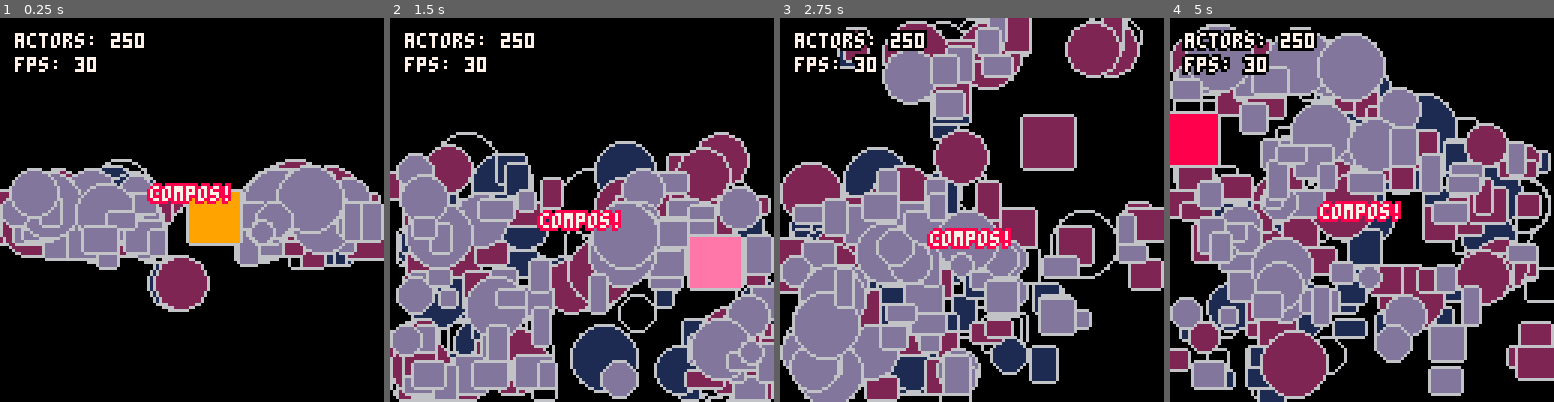
Above: before the commit, frames 1-4 (left to right).
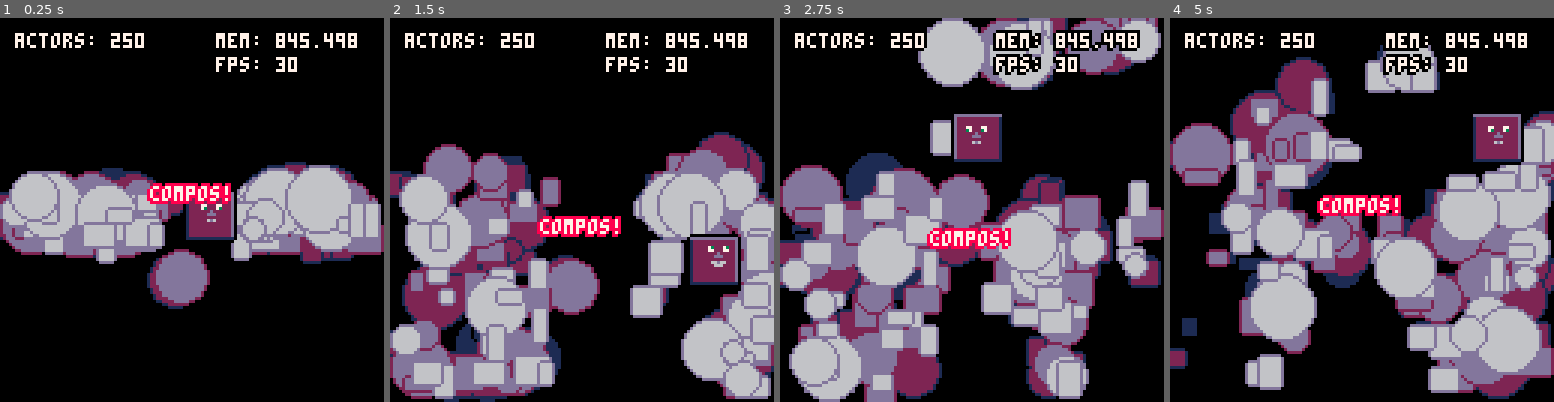
Above: after the commit, the same moments.

Repository: walt-er/compos
Game: PICO-8 cartridge compos.p8
The game is run twice, just before and just after one commit, with the same random seed, the same clock (stepped at 60 frames per second) and the same inputs.
Inputs:
- Up to frame 1 (0.25 s): no input
- Up to frame 2 (1.5 s): no input
- Up to frame 3 (2.75 s): no input
- Up to frame 4 (5 s): no input

The runs differ from the first frame. In frame 1, 19% of the frame differs, in the area x 0-100%, y 3-77%; in frame 2, 48%; in frame 3, 53%; in frame 4, 67%, in the area x 0-100%, y 1-100%.

Commit message:
refactor compo declarations

Diff:
--- a/compos.p8
+++ b/compos.p8
@@ -1,5 +1,5 @@
 pico-8 cartridge // http://www.pico-8.com
-version 8
+version 14
 __lua__
 -- use picotool's require() function to include this lua script
 
@@ -69,7 +69,7 @@
 -- debugging helpers (remove for prod)
 -- =======================================================
 
-logs, permalogs, show_colliders, log_states, log_statuses = {}, {}, false, false, false
+logs, permalogs, show_colliders, show_stats, log_states, log_statuses = {}, {}, false, true, false, false
 
 function reverse(table)
     for i=1, flr(#table / 2) do
@@ -112,7 +112,7 @@
 -- drawing helpers
 -- =======================================================
 
-local transparent = 11
+local transparent = 11 -- change this to whatever color you use as transparent in your sprites
 function set_transparent_colors()
 	pal()
     palt(0, false)
@@ -133,10 +133,8 @@
 
 function outline_rect(x, y, x2, y2, fill, outline)
     outline = outline or 0
-    line(x, y-1, x2, y-1, outline)
-    line(x2+1, y, x2+1, y2, outline)
-    line(x2, y2+1, x, y2+1, outline)
-    line(x-1, y2, x-1, y, outline)
+    rectfill(x, y-1, x2, y2+1, outline)
+    rectfill(x-1, y, x2+1, y2, outline)
     rectfill(x, y, x2, y2, fill)
 end
 
@@ -146,6 +144,7 @@
     circ(x,y,r,outline)
 end
 
+-- zoom a sprite to fill an area
 function zspr(n, dx, dy, w, h, flip_x, flip_y, dz)
 	if not(dz) or dz==1 then
 		spr(n,dx,dy,w,h,flip_x,flip_y)
@@ -156,13 +155,9 @@
     end
 end
 
-function offset_spr(offset_x, offset_y, id, x, y, w, h, flip_x, flip_y, zoom)
-    zspr(id, x + offset_x, y + offset_y, w, h, flip_x, flip_y, zoom)
-end
-
 function outline_spr(id, x, y, w, h, outline, fill, flip_x, flip_y, zoom)
 
-	-- change all colors to outline
+	-- change all colors to outline color
     outline = outline or 0
     for i=1, 15 do
         if (i ~= transparent) pal(i, outline)
@@ -172,13 +167,14 @@
     for i = -1, 1 do
         for j = -1, 1 do
             if not(abs(i) == abs(j)) then
-                offset_spr(i, j, id, x, y, w, h, flip_x, flip_y, zoom)
+                zspr(id, x+i, y+j, w, h, flip_x, flip_y, zoom)
             end
         end
     end
 
-    -- fill sprite or draw full color sprite
+    -- fill sprite or draw full color sprite on top of outline
     if fill then
+        -- change all colors to fill color
         for i=0, 15 do
             if (i ~= transparent) pal(i, fill)
         end
@@ -208,20 +204,21 @@
 -- =======================================================
 -- =======================================================
 
+-- functions for "physical" objects
+function make_physical(thing)
+	thing.x, thing.y, thing.w, thing.h = thing.x or 0, thing.y or 0, thing.w or tile, thing.h or tile
+end
+
 function resize(thing, w, h)
     if h then
-        thing.w = w
-        thing.h = h
+        thing.w, thing.h = w, h
     else
         thing.r, thing.w, thing.h = w, w, w
     end
 end
 
---
-
 function translate(thing, x, y)
-	thing.x = x
-	thing.y = y
+	thing.x, thing.y = x, y
 end
 
 --
@@ -230,16 +227,14 @@
     total = -999,
     max = 0,
     set = function(self, new_health)
-        self.max = max(0, new_health)
-        self.total = max(0, new_health)
+        self.max, self.total = max(0, new_health), max(0, new_health)
     end,
     damage = function(self, damage)
-        self.total = self.total - damage
-        self.damage_time = time()
+        self.total, self.damage_time = self.total - damage, time()
     end,
     update = function(self, parent)
 
-        -- store life as flag on parent
+        -- store life as flag on parent, call death function
         parent.alive = self.total > 0
 		if (self.total ~= -999 and not(parent.alive) and parent.die) parent:die()
 
@@ -256,7 +251,7 @@
             -- get end x for fill representing remaining health
             local fill_end_x = start_x + flr((end_x - start_x) * (self.total / self.max))
 
-            -- draw
+            -- draw health bar
             outline_rect(start_x, start_y, end_x, end_y, 6, 1)
             line(start_x, end_y, end_x, end_y, 13)
             outline_rect(start_x, start_y, fill_end_x, end_y, 8)
@@ -283,7 +278,8 @@
 
 function throw(actor, newvec, distance)
 	distance = distance or 2
-	local throwvec = vec(player.flip_x * distance, -distance)
+    local flip = player.flip_x or 1
+	local throwvec = vec(flip * distance, -distance)
 	actor.velocity:set(throwvec.x, throwvec.y)
 	actor.thrown = true
 	return vec(newvec.x + throwvec.x, newvec.y + throwvec.y)
@@ -299,8 +295,7 @@
     decay = vec(1, 1),
     newvec = vec(0, 0),
     set = function(self, x, y, decay)
-        self.x = x
-        self.y = y
+        self.x, self.y = x, y
         if (decay) self.decay = decay
     end,
     accelerate = function(self, x_acceleration, y_acceleration)
@@ -308,13 +303,11 @@
         self.y += y_acceleration
     end,
     cap = function(self, x, y)
-        self.max_x = x
-        self.max_y = y
+        self.max_x, self.max_y = x, y
     end,
     update = function(self, parent)
 
-        self.x = mid(self.x, -self.max_x, self.max_x)
-        self.y = mid(self.y, -self.max_y, self.max_y)
+        self.x, self.y = mid(self.x, -self.max_x, self.max_x), mid(self.y, -self.max_y, self.max_y)
 
         -- get new set of coordinates using current velocity (don't apply yet)
         self.newvec = vec(parent.x + self.x, parent.y + self.y)
@@ -335,14 +328,11 @@
     end
 }
 
--- TODO: refactor
+-- todo: refactor
 function collision_direction(col1, col2, flipped)
     local direction = ''
 
-    local left_overlap = col1.x > col2.x + col2.w - 1
-    local right_overlap = col1.x + col1.w - 1 <= col2.x
-    local bottom_overlap = col1.y + col1.h - 1 <= col2.y
-    local top_overlap = col1.y >= col2.y + col2.h - 1
+    local left_overlap, right_overlap, bottom_overlap, top_overlap = col1.x > col2.x + col2.w - 1, col1.x + col1.w - 1 <= col2.x, col1.y + col1.h - 1 <= col2.y, col1.y >= col2.y + col2.h - 1
 
     if right_overlap or (flipped and left_overlap) then
         direction = 'right'
@@ -356,23 +346,23 @@
 
     -- if no direction, retry with smaller colliders
     if direction == '' and col1.w > 2 and col1.h > 2 and col2.w > 2 and col2.h > 2 then
-		local new_col1 = obj(col1.x + 1, col1.y + 1, col1.w - 2, col1.h - 2)
-		local new_col2 = obj(col2.x + 1, col2.y + 1, col2.w - 2, col2.h - 2)
+		local new_col1, new_col2 = obj(col1.x + 1, col1.y + 1, col1.w - 2, col1.h - 2), obj(col2.x + 1, col2.y + 1, col2.w - 2, col2.h - 2)
         return collision_direction(new_col1, new_col2, flipped)
     else
         return direction
     end
 end
 
+-- get distance from point to line, used for collisions between circles and rects
+-- by fredz72
+-- https://www.lexaloffle.com/bbs/?tid=30028
 function dist2line(r,a,b)
-    local dx=b.x-a.x
-    local dy=b.y-a.y
+    local dx, dy=b.x-a.x, b.y-a.y
     local d=sqrt(dx*dx+dy*dy)
     return abs(dx*(a.y-r.y)-dy*(a.x-r.x))/d
 end
 
 function overlapping(obj1, obj2)
-    local is_overlapping
     local r1, r2 = obj1.r, obj2.r
 
     -- two circles overlapping
@@ -418,18 +408,17 @@
     offset = vec(0, 0),
     set = function(self, parent, offset, fixed, w, h)
 
-        parent.id = collider_id
-        collider_id += 1
-
-        -- add to array of colliders
-		self.chunk = fixed and 'fixed' or ''..flr(self.x / win_w)
-		if (not(colliders[self.chunk])) colliders[self.chunk] = {}
-        colliders[self.chunk][''..collider_id] = { self, parent }
-
         -- set size and offset from parent
         self.offset = offset or vec(0, 0)
         self.x = parent.x + self.offset.x
         self.y = parent.y + self.offset.y
+
+        -- add to array of colliders
+        parent.id = collider_id
+        collider_id += 1
+		self.chunk = fixed and 'fixed' or ''..flr(self.x / win_w)
+		if (not(colliders[self.chunk])) colliders[self.chunk] = {}
+        colliders[self.chunk][''..collider_id] = { self, parent }
 
         -- set dimensions
         if parent.r then
@@ -724,13 +713,6 @@
 	end
 end
 
-function make_physical(thing)
-	thing.x = thing.x or 0
-	thing.y = thing.y or 0
-	thing.w = thing.w or tile
-	thing.h = thing.h or tile
-end
-
 local update_id = 1
 
 function register(actor, parent)
@@ -738,7 +720,8 @@
 
 	for stage in all(stages) do
 		if actor[stage] then
-			actor.update_id = update_id
+			if (not(actor.update_ids)) actor.update_ids = {}
+			actor.update_ids[stage..'_id'] = update_id
 			local registrant = {actor, parent}
             add(update_pool[stage].array, registrant)
             update_pool[stage].lookup[''..update_id] = registrant
@@ -751,14 +734,15 @@
 	for stage in all(stages) do
 		if actor[stage] then
 			local stage_pool = update_pool[stage]
-			local registrant = stage_pool.lookup[''..actor.update_id]
-            del(stage_pool.array, registrant)
-            del(stage_pool.lookup, registrant)
-        end
-	end
-end
-
--- TODO: find memory leak in registration
+			local id = ''..actor.update_ids[stage..'_id']
+			local registrant = stage_pool.lookup[id]
+			del(stage_pool.array, registrant)
+			stage_pool.lookup[id] = nil
+        end
+	end
+end
+
+-- todo: find memory leak in registration
 function init_actor(actor)
 	if (actor.physical) make_physical(actor)
     register(actor)
@@ -783,7 +767,6 @@
 end
 
 function remove_actor(actor)
-    del(actors, actor)
     unregister(actor)
 
 	for k, compo in pairs(actor) do
@@ -792,6 +775,7 @@
 		end
 	end
 
+    del(actors, actor)
     if (actor.collider) del(colliders, colliders[actor.collider.chunk][''..actor.id])
 end
 
@@ -871,10 +855,18 @@
 		end
 	end
 
+    -- reset for logging
+    camera()
+
 	-- debug logs
 	for i = 1, #logs do
-        camera()
 		outline_print(logs[i], 5, 5 + ((i - 1) * tile), 7)
+	end
+
+	-- stats
+	if show_stats then
+		outline_print('mem: '..stat'0', 72, 5, 7)
+		outline_print('fps: '..stat'7', 72, 13, 7)
 	end
 end
 
@@ -910,7 +902,7 @@
         self.gravity:set(max('0.025', rnd'0.05'))
 
         -- randomize inititial velocity and cap
-        self.velocity:set(0,rnd'2'-1)
+        self.velocity:set(0,rnd'2'-1, vec(0.95, 1))
         self.velocity:cap(2,2)
 
     end,
@@ -938,26 +930,29 @@
     draw = function(self)
         -- draw the shape during the draw function
         if self.r then
-            outline_circ(self.x, self.y, self.r, self.color, 6)
+            outline_circ(self.x, self.y, self.r, self.color, self.outline)
         else
-            outline_rect(self.x, self.y, self.x + self.w, self.y + self.h, self.color, 6)
+            outline_rect(self.x, self.y, self.x + self.w - 1, self.y + self.h - 1, self.color, self.outline)
         end
     end
 }
 
 -- "split" is a handy method for reducing lengthy objects into 2-token function calls
-local blob_colors = split'0, 1, 2, 13'
+local blob_colors = split'0, 1, 2, 13, 6'
 
 -- add these objects to the list of actors
 local blob_count = 249
 for i = 1, blob_count do
     -- assign a color based on depth
-    blob.color = blob_colors[ ceil((i / blob_count) * (#blob_colors)) ]
+    local color_index = ceil((i / blob_count) * (#blob_colors))
+    blob.color = blob_colors[color_index]
+    blob.outline = blob_colors[max(1, color_index - 1)]
     add(actors, copy(blob))
 end
 
 -- make a special red blob with collision
 local collider_blob = copy(blob)
+collider_blob.sprite = copy(sprite)
 collider_blob.init = function(self)
     self.color = 7
     resize(self, 16, 16)
@@ -965,7 +960,17 @@
     self.velocity:set(1, 0)
     self.collider:set(self)
     self.gravity:set'0.1'
-end
+    self.outline = 0
+    self.sprite:animate(self, split'0, 2, 0, 4', 1, true)
+end
+-- you can also register for special update stages
+-- options are early_upate, late_update, and fixed_update (or early_draw!)
+collider_blob.late_update = function(self)
+    self.sprite.flipped = self.velocity.x < 0
+end
+
+-- if an actor has a "collision" function, it will check for collisions with other colliders every frame
+-- all actors can have colliders at little cost, but too many "collision" functions add up!
 collider_blob.collision = function(self, newvec, other)
 
     -- this function takes too colliders and returns the direction of collision
@@ -991,8 +996,6 @@
         other.velocity.newvec.y = newvec.y + self.h + r
     end
 
-    self.color = rnd'16'
-
     other.velocity:set(x_bump, y_bump)
 
     return newvec
@@ -1026,7 +1029,6 @@
 
     -- log out performance
     log('actors: '..blob_count+1)
-    log('fps: '..stat(7))
 end
 
 function _draw()
Not shown, changed: 145 lines of the sprite sheet (__gfx__) section of compos.p8
Not shown, changed: the thumbnail (__label__) section of compos.p8
